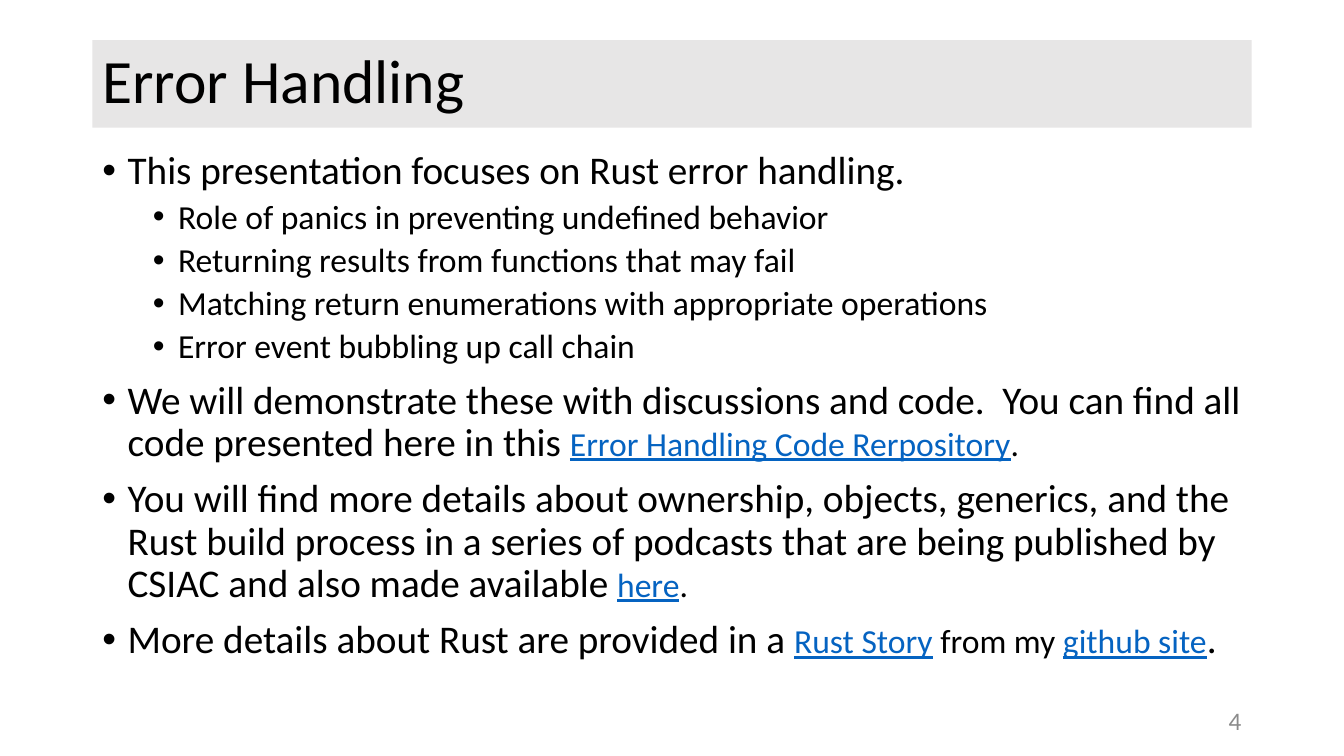
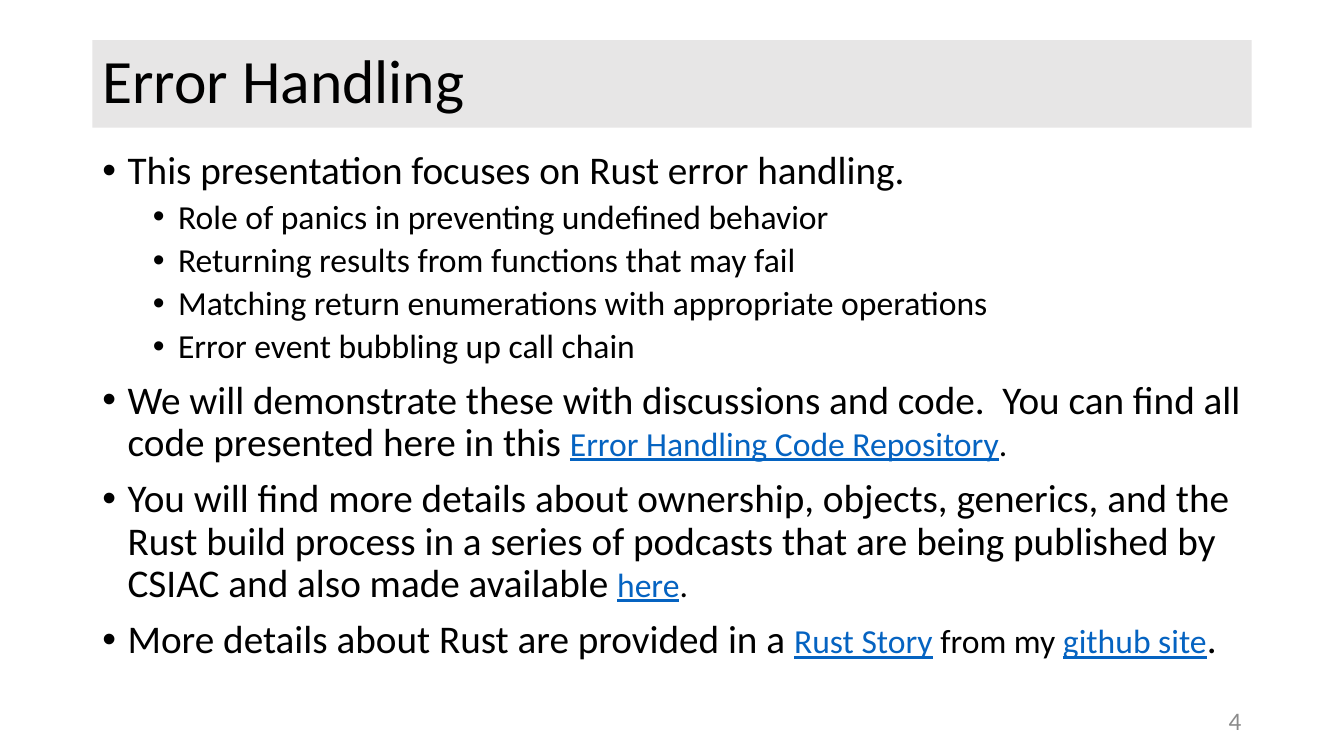
Before and after one commit to JimFawcett/JimFawcett.github.io, a slide deck: slide 4 of Resources/RustErrorHandling.pptx. Drawn at 1344x756 pixels with LibreOffice and Linux fonts; fonts in the diff are those of the drawing. Boxes give left, top, right and bottom in pixels: in the first picture for what was removed or moved away, otherwise in the second. Text is boxed around its words. In the diff, an @@ line names an element or a change of style, - is before the commit and + after.

```diff
--- a/Resources/RustErrorHandling.pptx
+++ b/Resources/RustErrorHandling.pptx
@@ text at (x1=128, y1=386, x2=1241, y2=463): text changed @@
-• We will demonstrate these with discussions and code. You can find all code presented here in this Error Handling Code Rerpository.
+• We will demonstrate these with discussions and code. You can find all code presented here in this Error Handling Code Repository.
```
Also in this commit, not shown: 1 other file.
